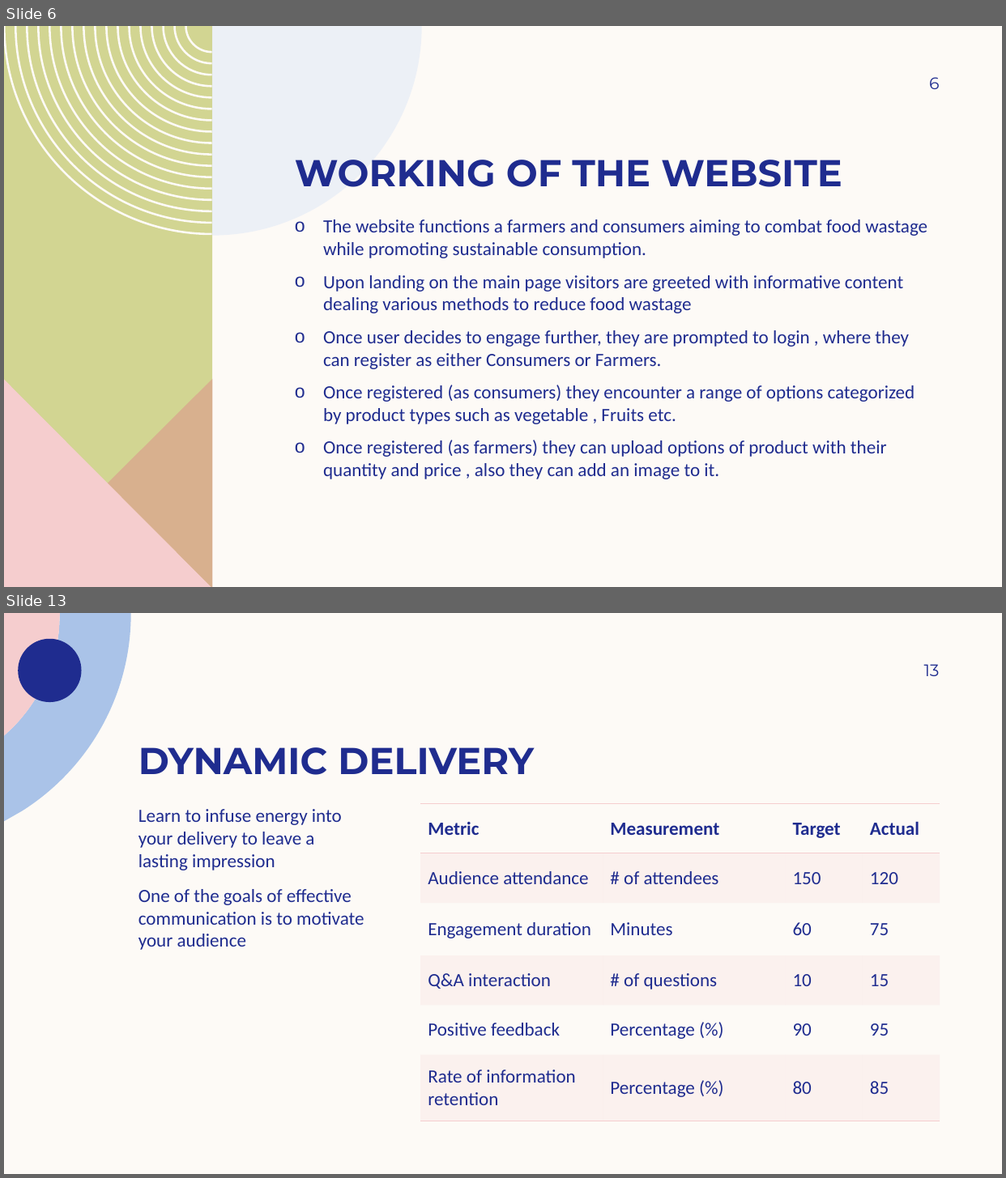
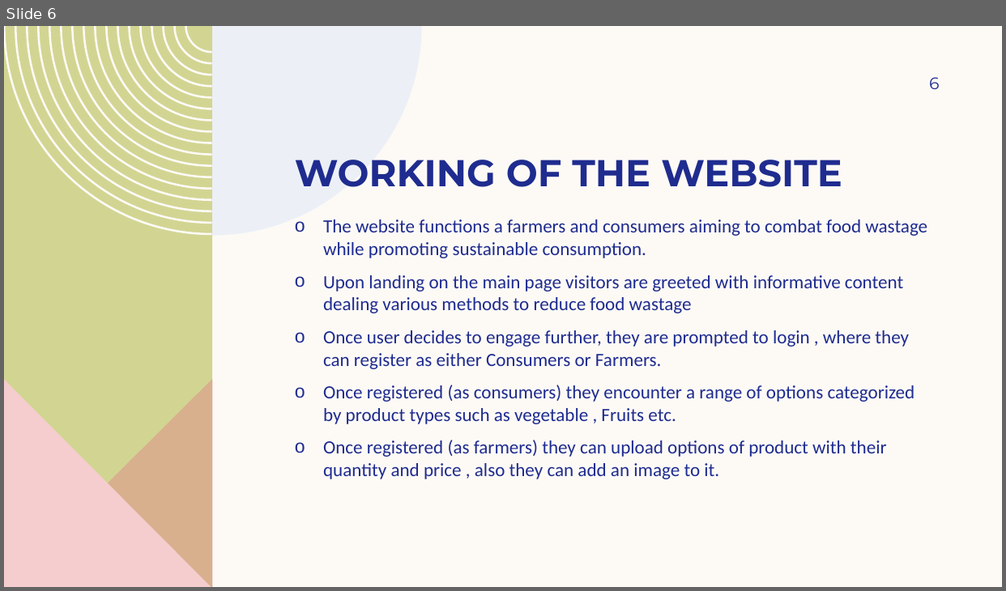
Before and after one commit to srr17/HackathonACMNEXUS, a slide deck: CROP LINK.pptx. Shown one above the other, each under a label of ours: slides 6 and 13 before the commit, slide 6 after it; the slides between them are not shown. The pictures are 1006x1178 and 1006x591 pixels, drawn with LibreOffice and Linux fonts; fonts in the diff are those of the drawing. Boxes give left, top, right and bottom in pixels: in the first picture for what was removed or moved away, otherwise in the second. Text is boxed around its words. In the diff, an @@ line names an element or a change of style, - is before the commit and + after.

```diff
--- a/CROP LINK.pptx
+++ b/CROP LINK.pptx
@@ slide 13 removed at (4,613,1002,1174), background #FDFAF6 @@
@@ freeform shape removed at (4,613,131,821) @@
@@ freeform shape removed at (4,613,60,736) @@
@@ freeform shape removed at (19,638,82,702) @@
@@ page number removed at (924,664,940,676) @@
-13
@@ title removed at (138,747,534,775) @@
-DYNAMIC DELIVERY
@@ table removed at (420,804,940,1122), 6 rows, 4 columns @@
-Metric | Measurement | Target | Actual
-Audience attendance | # of attendees | 150 | 120
-Engagement duration | Minutes | 60 | 75
-Q&A interaction | # of questions | 10 | 15
-Positive feedback | Percentage (%) | 90 | 95
-Rate of information retention | Percentage (%) | 80 | 85
@@ text removed at (138,809,364,950) @@
-Learn to infuse energy into your delivery to leave a lasting impression
-One of the goals of effective communication is to motivate your audience
```
Also in this commit, not shown: 4 slides changed, 9 slides added, 5 other slides removed.
